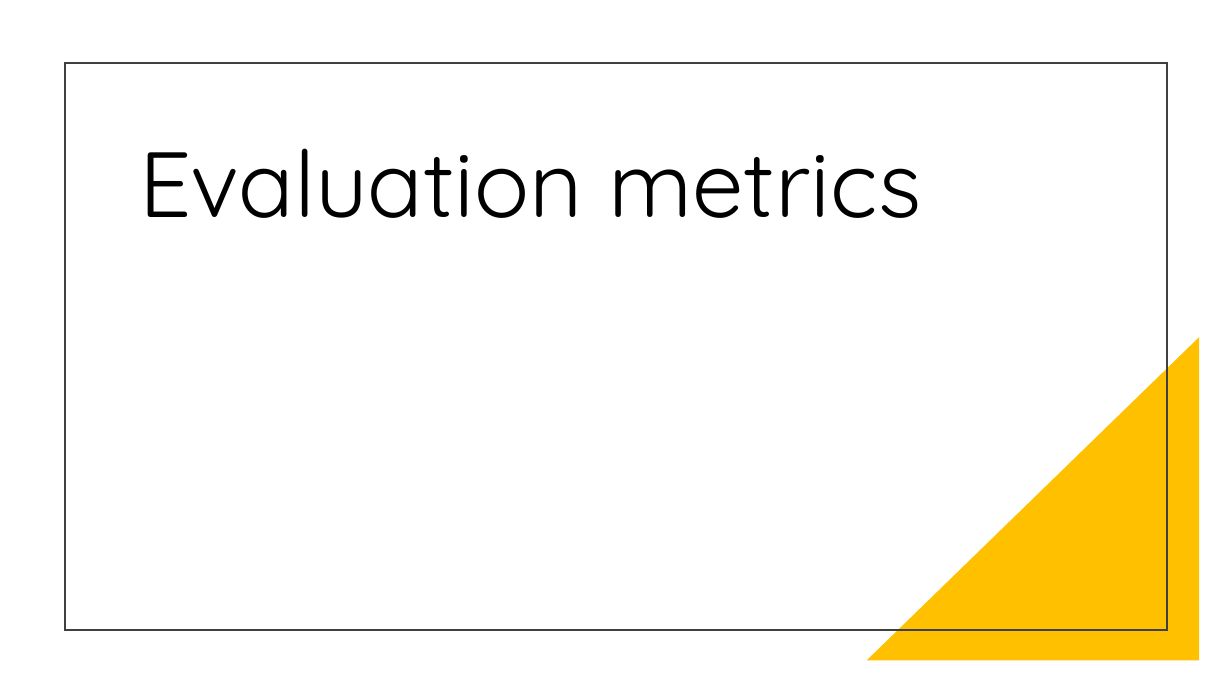
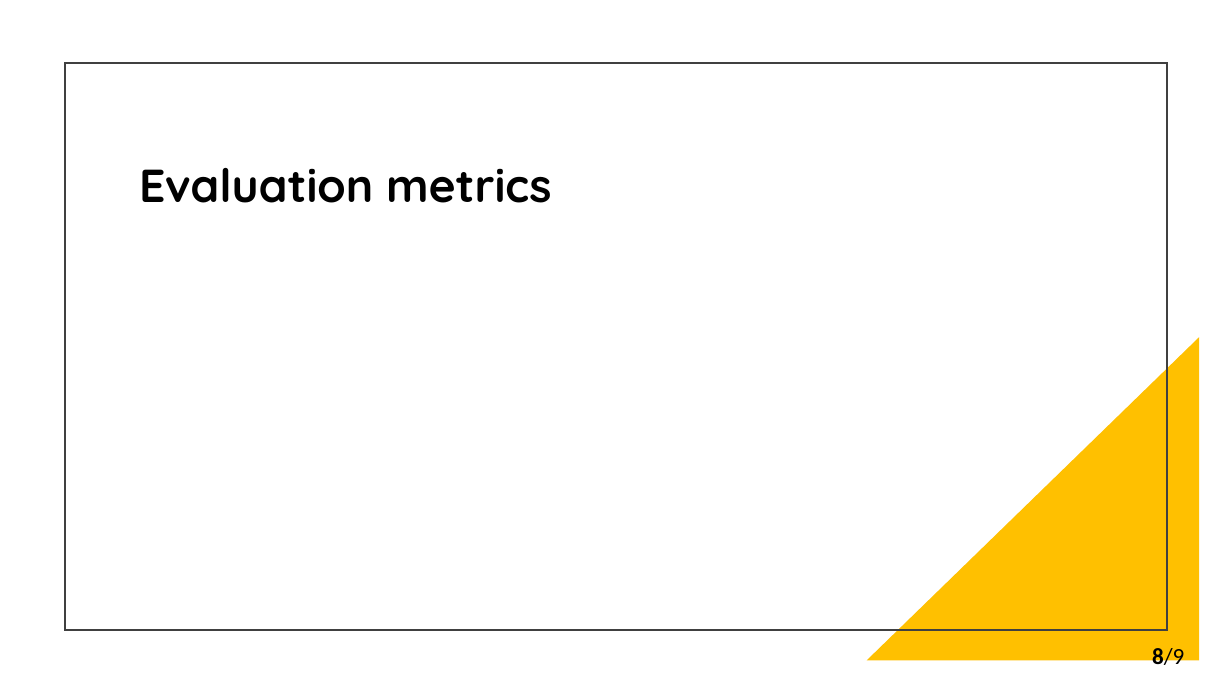
Before and after one commit to 0xbalazstoth/Projektmunka, a slide deck: slide 9 of publikacio/Artificial intelligence-based spam filtering with neurolinguistic approach using.pptx (slide 8 before the commit). Drawn at 1232x693 pixels with LibreOffice and Linux fonts; fonts in the diff are those of the drawing; grey boxes stand for pictures. Boxes give left, top, right and bottom in pixels: in the first picture for what was removed or moved away, otherwise in the second. Text is boxed around its words. In the diff, an @@ line names an element or a change of style, - is before the commit and + after.

```diff
--- a/publikacio/Artificial intelligence-based spam filtering with neurolinguistic approach using.pptx
+++ b/publikacio/Artificial intelligence-based spam filtering with neurolinguistic approach using.pptx
@@ title "Evaluation metrics" at <box>139,168,551,203</box>: size 72 to 36 pt, bold on @@
@@ text added at <box>1152,648,1184,670</box>, 18 pt, text #000000 @@
+8/9
```
Also in this commit, not shown: 6 other slides changed, 3 slides added, 1 slide removed, 28 other files.
